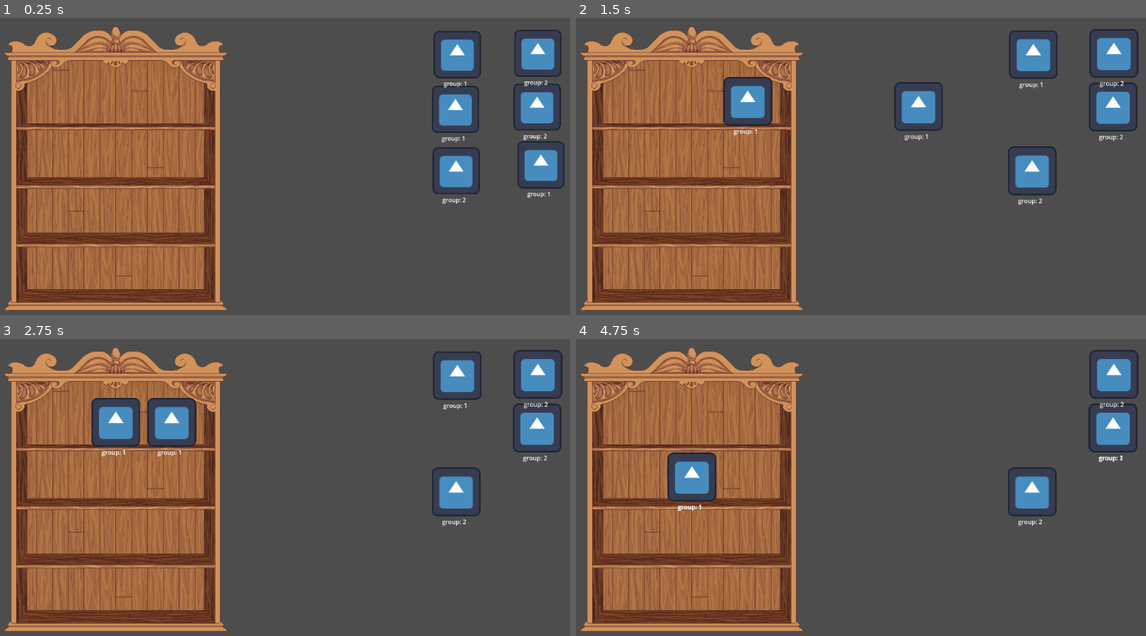
Above: before the commit, frames 1-4 (two rows, left to right).
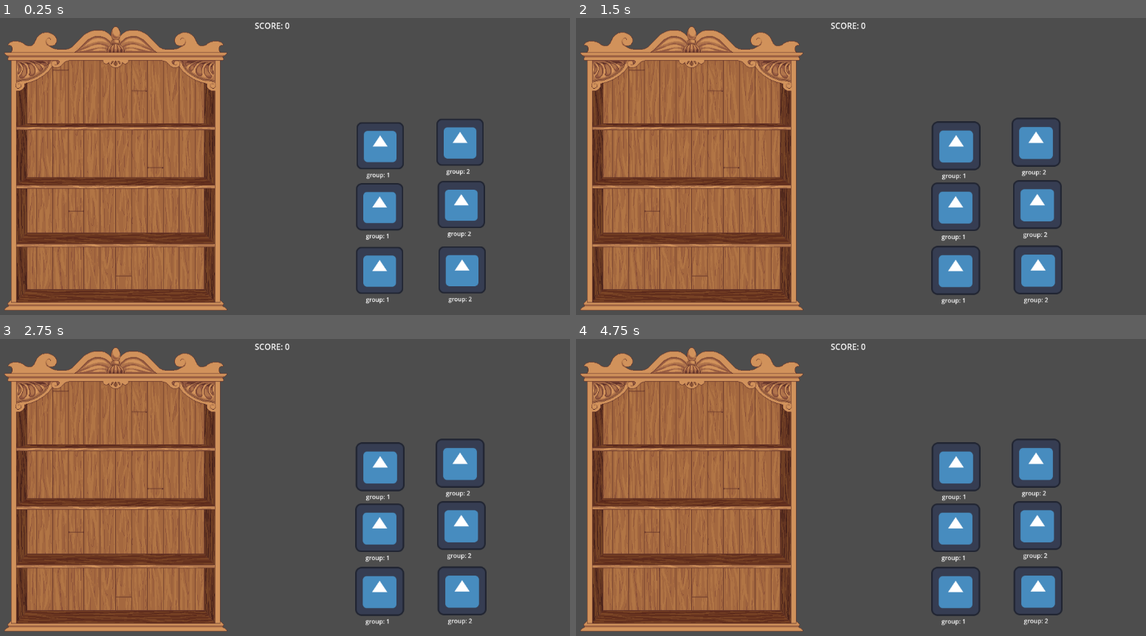
Above: after the commit, the same moments.

Repository: TAVI0/alignipottins
Game: Godot game, scene res://main.tscn
Same seed, same stepped clock (60 frames per second), same inputs: the game is played once before the commit and once after it. The engine's default icon, where the game draws it, is replaced by a stand-in: a white triangle on a blue panel in a dark square.
Inputs (mouse positions are in pixels of both pictures, inside the frame that each line leads up to):
- Up to frame 1 (0.25 s): no input
- Up to frame 2 (1.5 s): drag from (1117, 163) to (690, 101) at 0.52 s; drag from (1032, 110) to (690, 101) at 1.27 s
- Up to frame 3 (2.75 s): tap Enter at 2 s; move the mouse to (171, 422) at 2.02 s; press the mouse at (171, 422) at 2.03 s
- Up to frame 4 (4.75 s): release the mouse at (747, 422) at 2.75 s; tap Space at 2.75, 4.25 s; drag from (690, 422) to (1111, 428) at 2.77 s; tap Enter at 3.5 s; drag from (638, 422) to (1032, 374) at 3.52 s; drag from (1032, 374) to (690, 475) at 4.27 s

The runs differ from the first frame. In frame 1, 9.6% of the frame differs, in the area x 44-100%, y 1-97%; in frame 2, 11%; in frame 3, 11%, in the area x 15-99%, y 1-97%; in frame 4, 9.2%.

Commit message:
agregado score

Diff:
--- a/main.tscn
+++ b/main.tscn
@@ -82,29 +82,45 @@
 position = Vector2(48.461, 2.93217e-06)
 
 [node name="Potion" type="Node2D" parent="."]
-position = Vector2(718, 209)
+position = Vector2(578, 254)
 scale = Vector2(0.745008, 0.745008)
 
 [node name="Draggable" parent="Potion" instance=ExtResource("1_g2yej")]
-position = Vector2(543.459, 40.6537)
+position = Vector2(308.722, 257.715)
 group = 1
 
 [node name="Draggable2" parent="Potion" instance=ExtResource("1_g2yej")]
-position = Vector2(319.46, -105.346)
+position = Vector2(308.722, 90.6248)
 group = 1
 
 [node name="Draggable3" parent="Potion" instance=ExtResource("1_g2yej")]
-position = Vector2(324.46, -249.346)
+position = Vector2(310.064, -69.7979)
 group = 1
 
 [node name="Draggable4" parent="Potion" instance=ExtResource("1_g2yej")]
-position = Vector2(533.459, -111.346)
+position = Vector2(522.721, 84.6248)
 group = 2
 
 [node name="Draggable5" parent="Potion" instance=ExtResource("1_g2yej")]
-position = Vector2(535.459, -252.346)
+position = Vector2(519.458, -79.1938)
 group = 2
 
 [node name="Draggable6" parent="Potion" instance=ExtResource("1_g2yej")]
-position = Vector2(321.253, 56.4287)
+position = Vector2(524.827, 256.373)
 group = 2
+
+[node name="score" type="Node" parent="."]
+
+[node name="number" type="Label" parent="score"]
+offset_left = 578.0
+offset_top = 22.0
+offset_right = 634.0
+offset_bottom = 45.0
+text = "00000"
+
+[node name="text" type="Label" parent="score"]
+offset_left = 519.0
+offset_top = 22.0
+offset_right = 575.0
+offset_bottom = 45.0
+text = "SCORE:"
--- a/project.godot
+++ b/project.godot
@@ -15,6 +15,10 @@
 config/features=PackedStringArray("4.3", "GL Compatibility")
 config/icon="res://sprites/icon.svg"
 
+[autoload]
+
+GLOBAL="*res://scripts/global.gd"
+
 [input]
 
 click={
--- /dev/null
+++ b/scripts/global.gd
@@ -0,0 +1,12 @@
+extends Node
+
+var SCORE = 0
+
+# Called when the node enters the scene tree for the first time.
+func _ready() -> void:
+	pass # Replace with function body.
+
+
+# Called every frame. 'delta' is the elapsed time since the previous frame.
+func _process(delta: float) -> void:
+	pass
--- a/scripts/shelves.gd
+++ b/scripts/shelves.gd
@@ -1,16 +1,13 @@
 extends DropZone
 
-var groupList = []
 var LONGSET = 3
 @onready var markers = $Markers
 
 func _ready() -> void:
 	pass
 
-func addToGroupList(group):
-	groupList.append(group)
-	print(groupList)
-	checkSet()
+func _process(delta: float) -> void:
+	$"../../score/number".set_text(str(GLOBAL.SCORE))
 
 func checkSet():
 	var itemList = []
@@ -23,12 +20,11 @@
 		completeSet()
 
 func completeSet():
+	add_score()
 	for marker in markers.get_children():
 		var contentMarker = marker.get_child(0)
 		if contentMarker.get_child(0)!=null:
 			contentMarker.get_child(0).queue_free()
-	groupList.clear()
-	print(groupList)
 
 func add_decoration(decoration: Draggable):
 	await find_a_place(decoration)
@@ -50,8 +46,11 @@
 	).set_ease(Tween.EASE_OUT).set_trans(Tween.TRANS_CIRC)
 	await tween.finished
 
-
 func get_empty_marker():
 	for marker in markers.get_children():
 		if marker.get_child(0).get_child(0)==null:
 			return marker
+
+func add_score():
+	GLOBAL.SCORE += 100
+	print(GLOBAL.SCORE)
